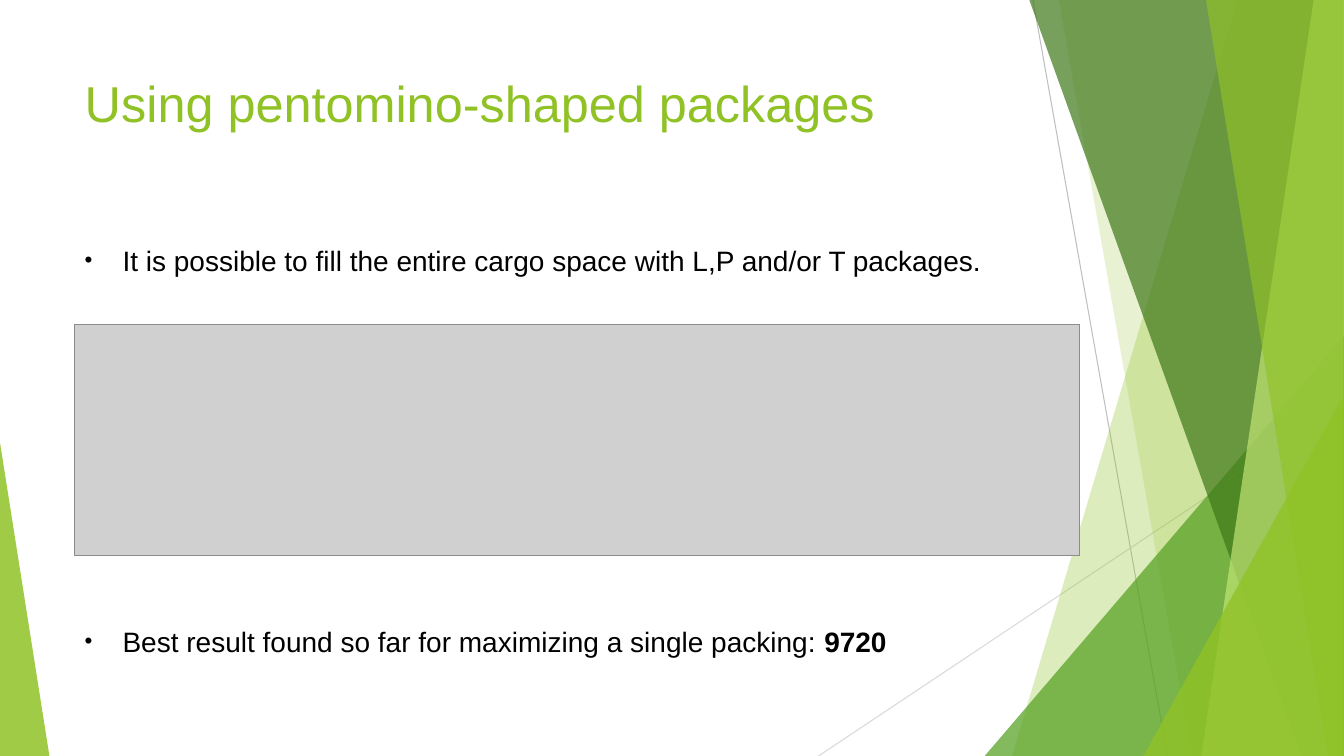
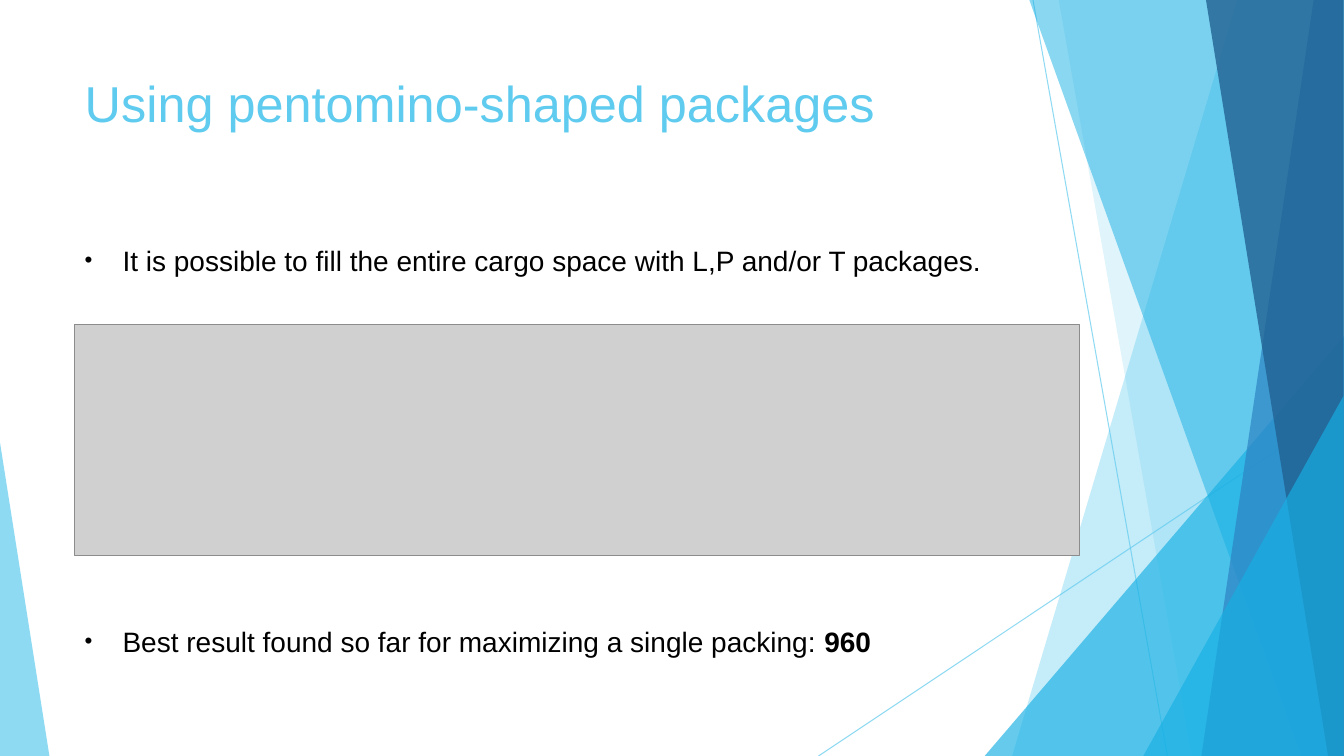
Before and after one commit to swengeler/PP3, a slide deck: slide 17 of Report, presentation and related stuff/Knapsack_problem.pptx (slide 19 before the commit). Drawn at 1344x756 pixels with LibreOffice and Linux fonts; fonts in the diff are those of the drawing; grey boxes stand for pictures. Boxes give left, top, right and bottom in pixels: in the first picture for what was removed or moved away, otherwise in the second. Text is boxed around its words. In the diff, an @@ line names an element or a change of style, - is before the commit and + after.

```diff
--- a/Report, presentation and related stuff/Knapsack_problem.pptx
+++ b/Report, presentation and related stuff/Knapsack_problem.pptx
@@ freeform shape at (1012, 0, 1344, 756): fill #90C226 at 30% opacity to #5FCBEF at 36% opacity @@
@@ freeform shape at (1029, 0, 1344, 756): fill #3F7819 at 70% opacity to #17B0E4 at 50% opacity @@
@@ line (1033, 0) - (1168, 756): stroke #BFBFBF 0.75 pt to #5FCBEF 0.75 pt @@
@@ freeform shape at (1059, 0, 1344, 756): fill #90C226 at 20% opacity to #5FCBEF at 20% opacity @@
@@ freeform shape at (1202, 0, 1344, 756): fill #C0E474 at 70% opacity to #2E83C3 at 70% opacity @@
@@ freeform shape at (1206, 0, 1344, 756): fill #90C226 at 65% opacity to #226292 at 80% opacity @@
@@ title "Using pentomino-shaped packages" at (85, 85, 875, 132): text colour #90C226 to #5FCBEF @@
@@ triangle at (985, 336, 1344, 756): fill #54A021 at 72% opacity to #17B0E4 at 66% opacity @@
@@ line (1344, 406) - (819, 756): stroke #D9D9D9 0.75 pt to #5FCBEF 0.75 pt @@
@@ triangle at (1143, 396, 1344, 756): fill #90C226 at 80% opacity to #17B0E4 at 66% opacity @@
@@ triangle at (0, 443, 49, 756): fill #90C226 at 85% opacity to #5FCBEF at 70% opacity @@
@@ text at (123, 631, 871, 657): text changed @@
-• Best result found so far for maximizing a single packing: 9720
+• Best result found so far for maximizing a single packing: 960
```
Also in this commit, not shown: 16 other slides changed, 2 slides removed, 5 other files.
